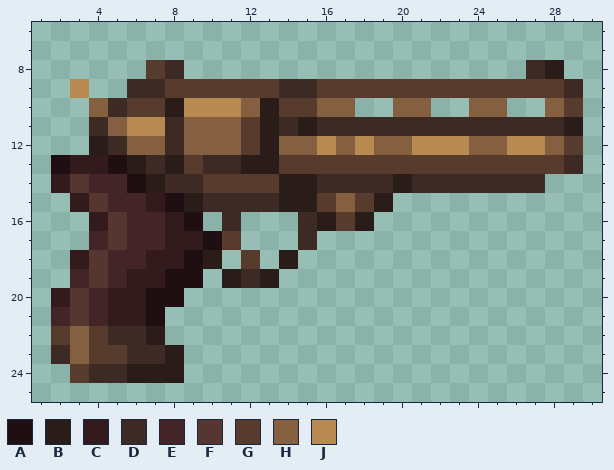
One commit to this pixel-art sprite: Resources/Textures/SS220/Objects/Weapons/Guns/Revolvers/unika.rsi/icon.png. That is the earlier state.
The file is 32x32 pixels. Shown: x 1..30, y 6..25.
Palette (. is transparent): A #200f12  B #291c19  C #331a1c  D #3d2a25  E #432528  F #563630  G #573c2d  H #856040  J #b88951
And afterwards:
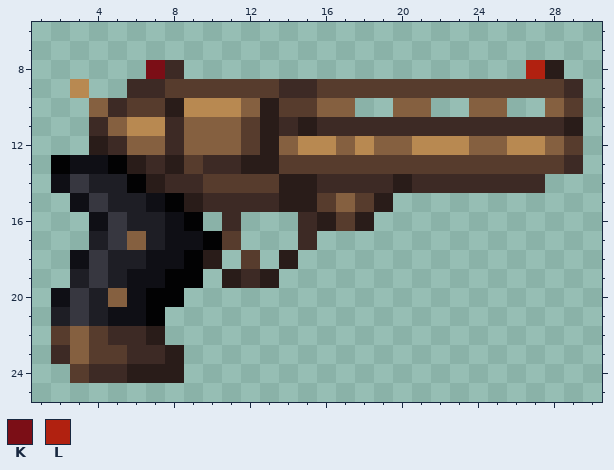
Colours new in this view: K #7b0e16  L #b12110
The exact change:
Colour A changes from #200f12 to #020203.
Colour C changes from #331a1c to #0f0f15.
Colour E changes from #432528 to #1e1e25.
Colour F changes from #563630 to #373740.
Colour H replaces colour C in row 20 at x 5.
Colour H replaces colour E in row 17 at x 6.
Colour J replaces colour H in row 12 at x 15.
Colour K replaces colour G in row 8 at x 7.
Colour L replaces colour D in row 8 at x 27.
Changed places in both pictures, as pixel boxes (x1, y1, x2, y2):
changed: (146, 60, 165, 79)
changed: (526, 60, 545, 79)
changed: (51, 136, 317, 326)
